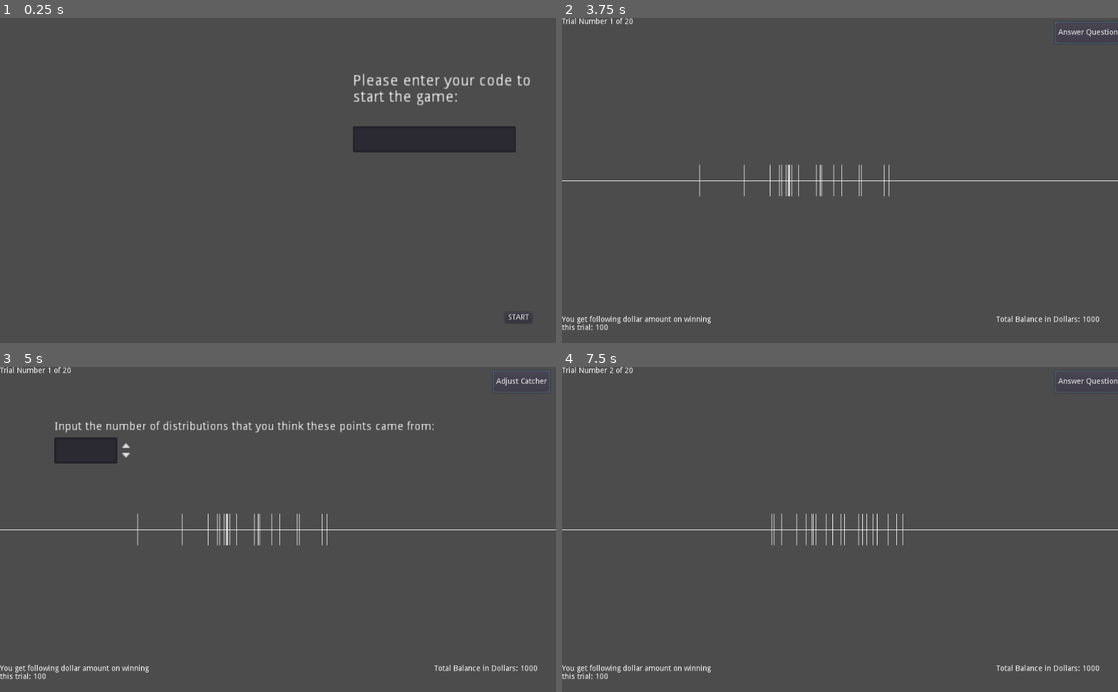
Above: before the commit, frames 1-4 (two rows, left to right).
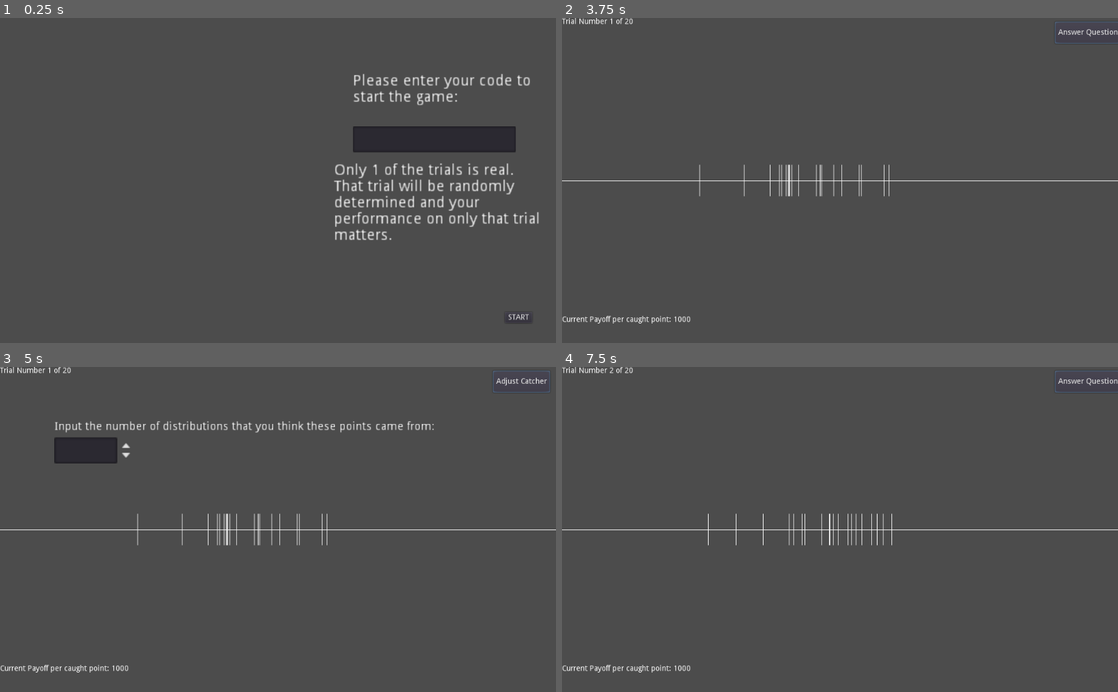
Above: after the commit, the same moments.

Repository: pb6191/bimodalGame
Game: Godot game, scene res://Menu.tscn
Same seed, same stepped clock (60 frames per second), same inputs: the game is played once before the commit and once after it.
Inputs (mouse positions are in pixels of both pictures, inside the frame that each line leads up to):
- Up to frame 1 (0.25 s): no input
- Up to frame 2 (3.75 s): click (995, 138) at 0.52 s; type "12" at 0.6 s; click "START" at 1.25 s; click (673, 96) at 2.02 s; type "12" at 2.1 s; click (673, 148) at 2.25 s; type "12" at 2.33 s; click (673, 203) at 2.48 s; type "12" at 2.57 s; click "NEXT" at 2.75 s; click "Start Trial" at 3.5 s
- Up to frame 3 (5 s): click "Answer Question" at 4.25 s
- Up to frame 4 (7.5 s): click "Adjust Catcher" at 5 s; click "See Result" at 5.75 s; click "Display Graph" at 6.5 s; click "Start Trial" at 7.25 s

The runs differ from the first frame. In frame 1, 1.9% of the frame differs, in the area x 60-97%, y 44-69%; in frame 2, 0.5%; in frame 3, 0.5%; in frame 4, 1.1%.

Commit message:
add changes

Diff:
--- /dev/null
+++ b/KinematicBody2D.gd
@@ -0,0 +1,16 @@
+extends RigidBody2D
+
+
+# Declare member variables here. Examples:
+# var a = 2
+# var b = "text"
+
+
+# Called when the node enters the scene tree for the first time.
+func _ready():
+	pass # Replace with function body.
+
+
+# Called every frame. 'delta' is the elapsed time since the previous frame.
+#func _process(delta):
+#	pass
--- a/Main.gd
+++ b/Main.gd
@@ -49,7 +49,7 @@
 var temp4
 var catchersp2
 var catchersp3
-var startingCatcherWidth
+var startingCatcherWidth = 0
 var catcherCost
 
 var readyclick = 0
@@ -59,6 +59,10 @@
 var modesSaid
 var greenlist
 var drawGraph = false
+
+var changeWidth = 0
+var payoffTrial = 1000
+
 
 func _draw():
 	if drawGraph == true:
@@ -75,6 +79,7 @@
 	for i in arr:
 		result+=i
 	return result
+
 
 # Called when the node enters the scene tree for the first time.
 func _ready():
@@ -159,6 +164,13 @@
 		if Input.is_action_just_released("lmb") and readyclick == 1 and !($"Sprite3".position.x<0):
 			readyclick = 0
 			spawnOneCatcher()
+		if changeWidth == 1:
+			startingCatcherWidth = int($"SpinBox2".value / 2)
+			$"RichTextLabel2".visible = true
+			$"RichTextLabel2".text = "On placing new catcher, payoff per caught point will be: "+str(payoffTrial-int($"SpinBox2".value / 2)*2)
+	else:
+		$"RichTextLabel2".visible = false
+
 
 func getX():
 	rng2.randomize()
@@ -223,8 +235,24 @@
 		else:
 			$"AudioStreamPlayerL".play()
 			temp2.modulate = Color( 1, 0, 0, 1 )
-		$"RichTextLabel2".text = "Total Balance in Dollars: "+str(global.win)
+		#$"RichTextLabel2".text = "Total Balance in Dollars: "+str(global.win)
 		get_node("Node/"+traceFolderName).add_child(temp2)
+
+func spawnTen():
+	for abc in 10:
+		if has_node("Spritedot"):
+			temp2 = $"Spritedot".duplicate()
+			temp2.set_name(generate_word(characters, 10))
+			temp2.position.x = getX()
+			if (temp2.position.x in greenlist):
+				global.win += FULLpayArr1[FULLindexArr1[trialNum]]
+				temp2.modulate = Color( 0, 1, 0, 1 )
+			else:
+				temp2.modulate = Color( 1, 0, 0, 1 )
+			temp2.scale.y = 0.012
+			#$"RichTextLabel2".text = "Total Balance in Dollars: "+str(global.win)
+			get_node("Node/"+traceFolderName).add_child(temp2)
+
 
 func spawnModes():
 	if FULLdisArr1[FULLindexArr1[trialNum]] >= 600:
@@ -251,7 +279,7 @@
 				temp2.modulate = Color( 1, 0, 0, 1 )
 				temp3.modulate = Color( 1, 0, 0, 1 )
 				temp4.modulate = Color( 1, 0, 0, 1 )
-			$"RichTextLabel2".text = "Total Balance in Dollars: "+str(global.win)
+			#$"RichTextLabel2".text = "Total Balance in Dollars: "+str(global.win)
 			get_node("Node/"+traceFolderName).add_child(temp2)
 			get_node("Node/"+traceFolderName).add_child(temp3)
 			get_node("Node/"+traceFolderName).add_child(temp4)
@@ -269,7 +297,7 @@
 			else:
 				$"AudioStreamPlayerL".play()
 				temp2.modulate = Color( 1, 0, 0, 1 )
-			$"RichTextLabel2".text = "Total Balance in Dollars: "+str(global.win)
+			#$"RichTextLabel2".text = "Total Balance in Dollars: "+str(global.win)
 			get_node("Node/"+traceFolderName).add_child(temp2)
 	else:
 		if has_node("Spritedot"):
@@ -290,17 +318,19 @@
 				$"AudioStreamPlayerL".play()
 				temp3.modulate = Color( 1, 0, 0, 1 )
 				temp4.modulate = Color( 1, 0, 0, 1 )
-			$"RichTextLabel2".text = "Total Balance in Dollars: "+str(global.win)
+			#$"RichTextLabel2".text = "Total Balance in Dollars: "+str(global.win)
 			get_node("Node/"+traceFolderName).add_child(temp3)
 			get_node("Node/"+traceFolderName).add_child(temp4)
 
 func spawnOneCatcher():
 	global.win -= catcherCost
-	$"RichTextLabel2".text = "Total Balance in Dollars: "+str(global.win)
+	#$"RichTextLabel2".text = "Total Balance in Dollars: "+str(global.win)
 	print("catcher placed")
 	numcatchers += 1
 	for n1 in range($"Sprite2".position.x, $"Sprite3".position.x):
 		greenlist.append(n1)
+	payoffTrial = 1000 - greenlist.size()
+	$"RichTextLabel3".text = "Current Payoff per caught point: "+str(payoffTrial)
 	if has_node("Sprite2"):
 		catchersp2 = $"Sprite2".duplicate()
 		catchersp2.set_name(generate_word(characters, 10))
@@ -312,16 +342,18 @@
 
 func _on_Button_pressed():
 	if $"Button".text == txt1 and freshPress == true:
+		payoffTrial = 1000
 		freshPress = false
 		drawGraph = false
-		$"RichTextLabel2".text = "Total Balance in Dollars: "+str(global.win)
+		#$"RichTextLabel2".text = "Total Balance in Dollars: "+str(global.win)
 		update()
 		trialNum +=1
 		#rng4.randomize()
 		rng4.seed
 		offset = 500 + rng4.randi_range(-35, 35)
 		$"RichTextLabel".text = "Trial Number "+str(trialNum+1)+" of "+str(totalTrials)
-		$"RichTextLabel3".text = "You get following dollar amount on winning this trial: "+str(FULLpayArr1[FULLindexArr1[trialNum]])
+		#$"RichTextLabel3".text = "You get following dollar amount on winning this trial: "+str(FULLpayArr1[FULLindexArr1[trialNum]])
+		$"RichTextLabel3".text = "Current Payoff per caught point: "+str(payoffTrial)
 		$"Sprite2".visible = false
 		$"Sprite3".visible = false
 		for i4 in $"Catcher".get_children():
@@ -360,10 +392,13 @@
 		$"RichTextLabel4".visible = false
 		$"SpinBox".visible = false
 		$"RichTextLabel5".visible = true
-		$"CheckBox".pressed = true
-		$"CheckBox".visible = true
-		$"CheckBox2".visible = true
-		$"CheckBox3".visible = true
+		$"SpinBox2".value = 150
+		$"SpinBox2".visible = true
+		changeWidth = 1
+		#$"CheckBox".pressed = true
+		#$"CheckBox".visible = true
+		#$"CheckBox2".visible = true
+		#$"CheckBox3".visible = true
 		var randPosnCatcher = (randi() % 1000) + 1
 		startingCatcherWidth = int(FULLcatArr1[FULLindexArr1[trialNum]]/2)
 		catcherCost = 150
@@ -375,12 +410,16 @@
 	if $"Button".text == txt3 and freshPress == true:
 		freshPress = false
 		$"RichTextLabel5".visible = false
-		$"CheckBox".visible = false
-		$"CheckBox2".visible = false
-		$"CheckBox3".visible = false
+		$"SpinBox2".visible = false
+		#$"CheckBox".visible = false
+		#$"CheckBox2".visible = false
+		#$"CheckBox3".visible = false
+
 		#spawnOne()
 		#spawn modes as solution rather than a point from the distribution
-		spawnModes()
+		#spawnModes()
+		#spawn 10 pts of distribution
+		spawnTen()
 		if global.playItertn == 1:
 			$"Button".text = txt3mid
 		else:
@@ -474,3 +513,11 @@
 func _on_CheckBox3_button_down():
 	startingCatcherWidth = int(450/2)
 	catcherCost = 300
+
+
+func _on_SpinBox2_mouse_entered():
+	catcheroutside = 1
+
+
+func _on_SpinBox2_mouse_exited():
+	catcheroutside = 0
--- a/Main.tscn
+++ b/Main.tscn
@@ -18,14 +18,16 @@
 
 [node name="Sprite2" type="Sprite" parent="."]
 visible = false
+modulate = Color( 0.901961, 0.952941, 0, 1 )
 position = Vector2( 525, 300 )
-scale = Vector2( 1, 600 )
+scale = Vector2( 1, 100 )
 texture = ExtResource( 2 )
 
 [node name="Sprite3" type="Sprite" parent="."]
 visible = false
+modulate = Color( 0.901961, 0.952941, 0, 1 )
 position = Vector2( 600, 300 )
-scale = Vector2( 1, 600 )
+scale = Vector2( 1, 100 )
 texture = ExtResource( 2 )
 
 [node name="Node" type="Node" parent="."]
@@ -57,6 +59,7 @@
 }
 
 [node name="RichTextLabel2" type="RichTextLabel" parent="."]
+visible = false
 margin_left = 800.0
 margin_top = 550.0
 margin_right = 1000.0
@@ -118,6 +121,20 @@
 "_edit_use_anchors_": false
 }
 
+[node name="SpinBox2" type="SpinBox" parent="."]
+visible = false
+margin_left = 100.0
+margin_top = 130.0
+margin_right = 174.0
+margin_bottom = 154.0
+rect_scale = Vector2( 2, 2 )
+min_value = 1.0
+max_value = 1000.0
+value = 1.0
+__meta__ = {
+"_edit_use_anchors_": false
+}
+
 [node name="CheckBox" type="CheckBox" parent="."]
 visible = false
 margin_left = 100.0
@@ -162,6 +179,8 @@
 [connection signal="pressed" from="Button" to="." method="_on_Button_pressed"]
 [connection signal="mouse_entered" from="RichTextLabel5" to="." method="_on_RichTextLabel5_mouse_entered"]
 [connection signal="mouse_exited" from="RichTextLabel5" to="." method="_on_RichTextLabel5_mouse_exited"]
+[connection signal="mouse_entered" from="SpinBox2" to="." method="_on_SpinBox2_mouse_entered"]
+[connection signal="mouse_exited" from="SpinBox2" to="." method="_on_SpinBox2_mouse_exited"]
 [connection signal="button_down" from="CheckBox" to="." method="_on_CheckBox_button_down"]
 [connection signal="mouse_entered" from="CheckBox" to="." method="_on_CheckBox_mouse_entered"]
 [connection signal="mouse_exited" from="CheckBox" to="." method="_on_CheckBox_mouse_exited"]
--- a/Menu.tscn
+++ b/Menu.tscn
@@ -156,4 +156,12 @@
 __meta__ = {
 "_edit_use_anchors_": false
 }
+
+[node name="RichTextLabel9" type="RichTextLabel" parent="."]
+margin_left = 615.0
+margin_top = 268.0
+margin_right = 815.0
+margin_bottom = 368.0
+rect_scale = Vector2( 2, 2 )
+text = "Only 1 of the trials is real. That trial will be randomly determined and your performance on only that trial matters."
 [connection signal="pressed" from="Button" to="Button" method="_on_Button_pressed"]
Not shown, changed: export_presets.cfg
